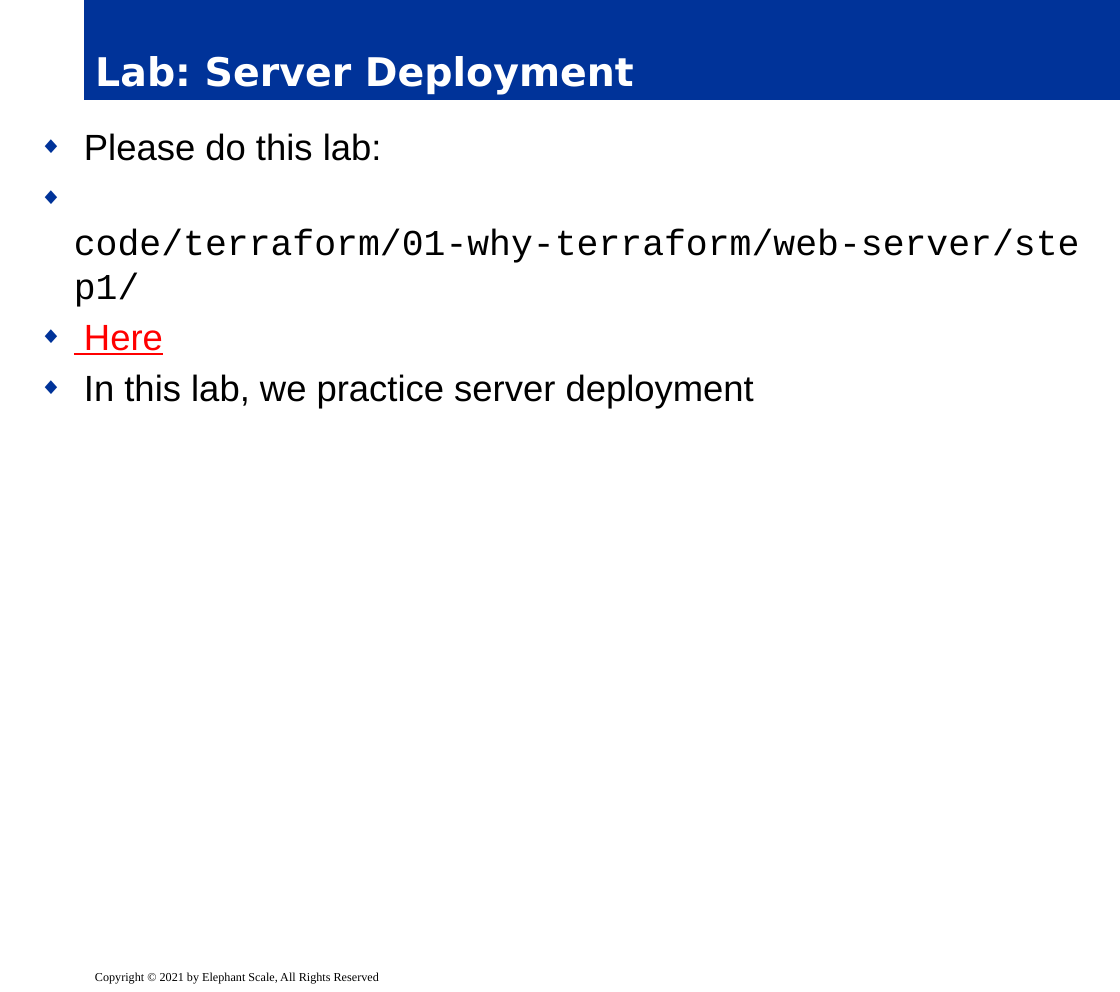
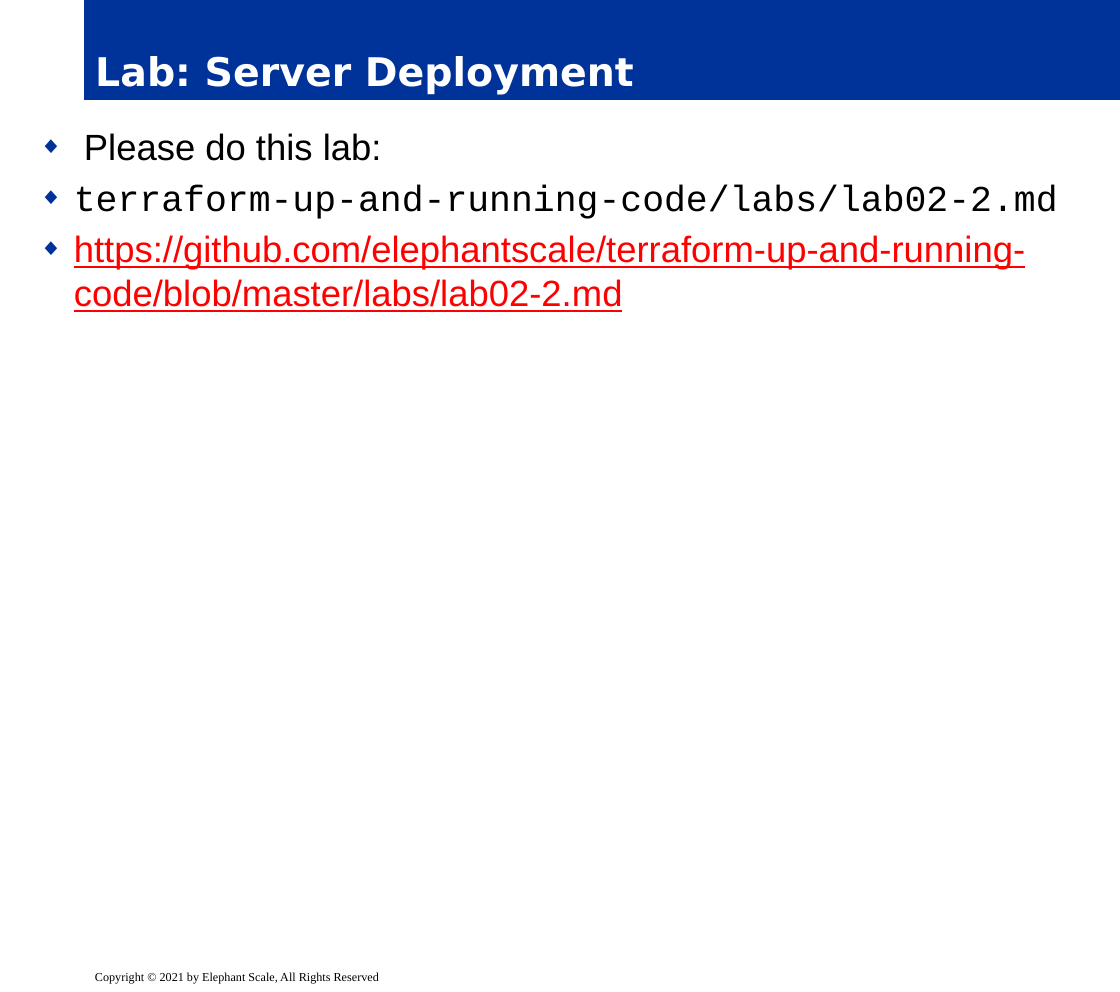
Before and after one commit to elephantscale/es-training-new, a slide deck: slide 34 of terraform/slides/delivery/03__terraform-walk-through.pptx (slide 37 before the commit). Drawn at 1120x992 pixels with LibreOffice and Linux fonts; fonts in the diff are those of the drawing; background and template pictures are left out. Boxes give left, top, right and bottom in pixels: in the first picture for what was removed or moved away, otherwise in the second. Text is boxed around its words. In the diff, an @@ line names an element or a change of style, - is before the commit and + after.

Commit message:
TF: update labs on slides

```diff
--- a/terraform/slides/delivery/03__terraform-walk-through.pptx
+++ b/terraform/slides/delivery/03__terraform-walk-through.pptx
@@ text at [74, 186, 1058, 312]: text changed; font Courier New to Arial; text colour #000000 to #FF0000 @@
-◆ code/terraform/01-why-terraform/web-server/step1/
-◆ Here
-◆ In this lab, we practice server deployment
+◆ terraform-up-and-running-code/labs/lab02-2.md
+◆ https://github.com/elephantscale/terraform-up-and-running-code/blob/master/labs/lab02-2.md
```
Also in this commit, not shown: 5 other slides changed, 3 slides added, 1 other file.
